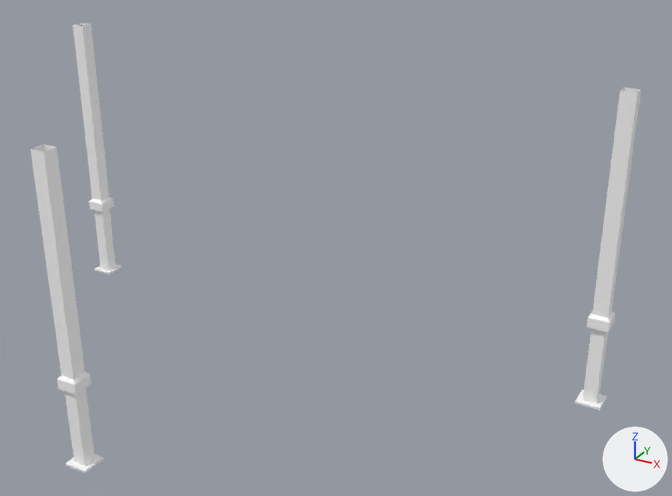
What one commit did to the FBX model Assets/Props/sotano/sotano/COLUMNA/columna.fbx.
Rendered twice from a 50 mm lens placed at (6.65, -6.23, 6.01), pointed at (1.98, 2.28, 1.75). Lighting does not change. The marker at lower right points along +X, +Y and +Z. Where no turn or scale is listed for an object, it has been applied to the vertices.

The scene before the commit, as lines of its bpy script (objects in view):
```python
me_mesh = bpy.data.meshes.new('Mesh')
me_mesh.from_pydata(...)  # 36 vertices, 32 faces; spans x -0.15..0.15, y -0.15..0.15, z -0.42..3.27
me_mesh.materials.append(mat_columna1)  # its picture is missing
me_mesh_001 = bpy.data.meshes.new('Mesh.001')
me_mesh_001.from_pydata(...)  # 36 vertices, 32 faces; spans x -0.15..0.15, y -0.15..0.15, z -0.42..3.27
me_mesh_001.materials.append(mat_columna1)  # its picture is missing
me_mesh_002 = bpy.data.meshes.new('Mesh.002')
me_mesh_002.from_pydata(...)  # 36 vertices, 32 faces; spans x -0.15..0.15, y -0.15..0.15, z -0.42..3.27
me_mesh_002.materials.append(mat_columna1)  # its picture is missing
ob_columna = bpy.data.objects.new('columna', me_mesh)
ob_columna.location = (-2.63, 3.44, 0.41)
ob_columna2 = bpy.data.objects.new('columna2', me_mesh_001)
ob_columna2.location = (0.0, 0.0, 0.0)
ob_columna3 = bpy.data.objects.new('columna3', me_mesh_002)
ob_columna3.location = (4.79, 3.35, 0.41)
```
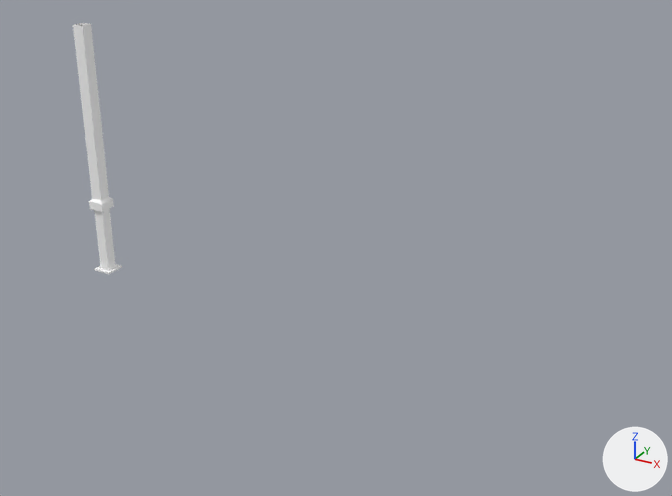
The newer file is also turned or shifted as a whole; pictures and numbers use the older file's frame.

What the commit changed:
Object 'columna2' (ob_columna2) is deleted.
Object 'columna3' (ob_columna3) is deleted.

Changed parts and their boxes [x1, y1, x2, y2] in the pictures (672 x 496 px):
'columna2', deleted: before [30, 144, 104, 473]
'columna3', deleted: before [575, 87, 641, 410]
